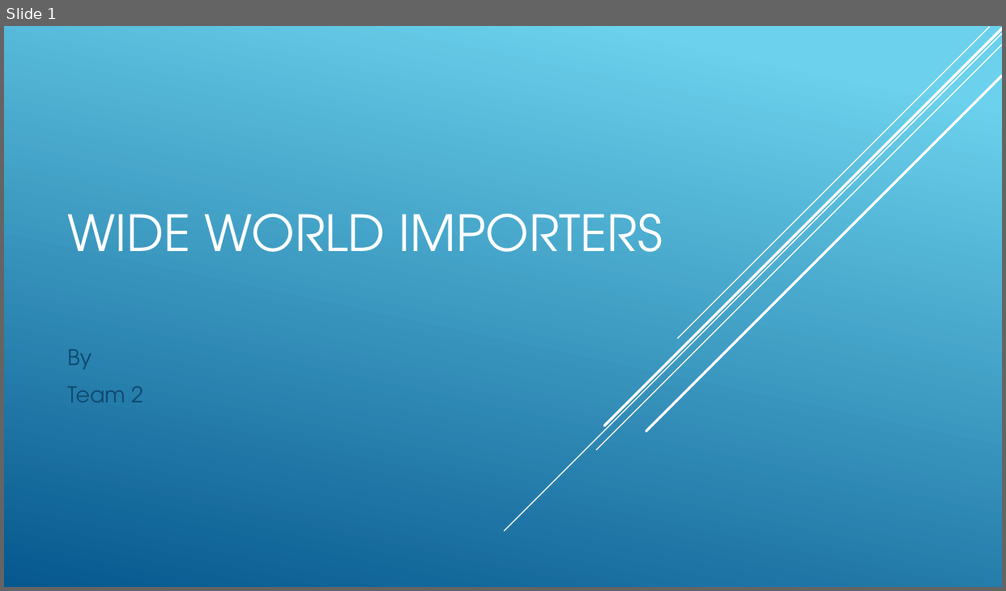
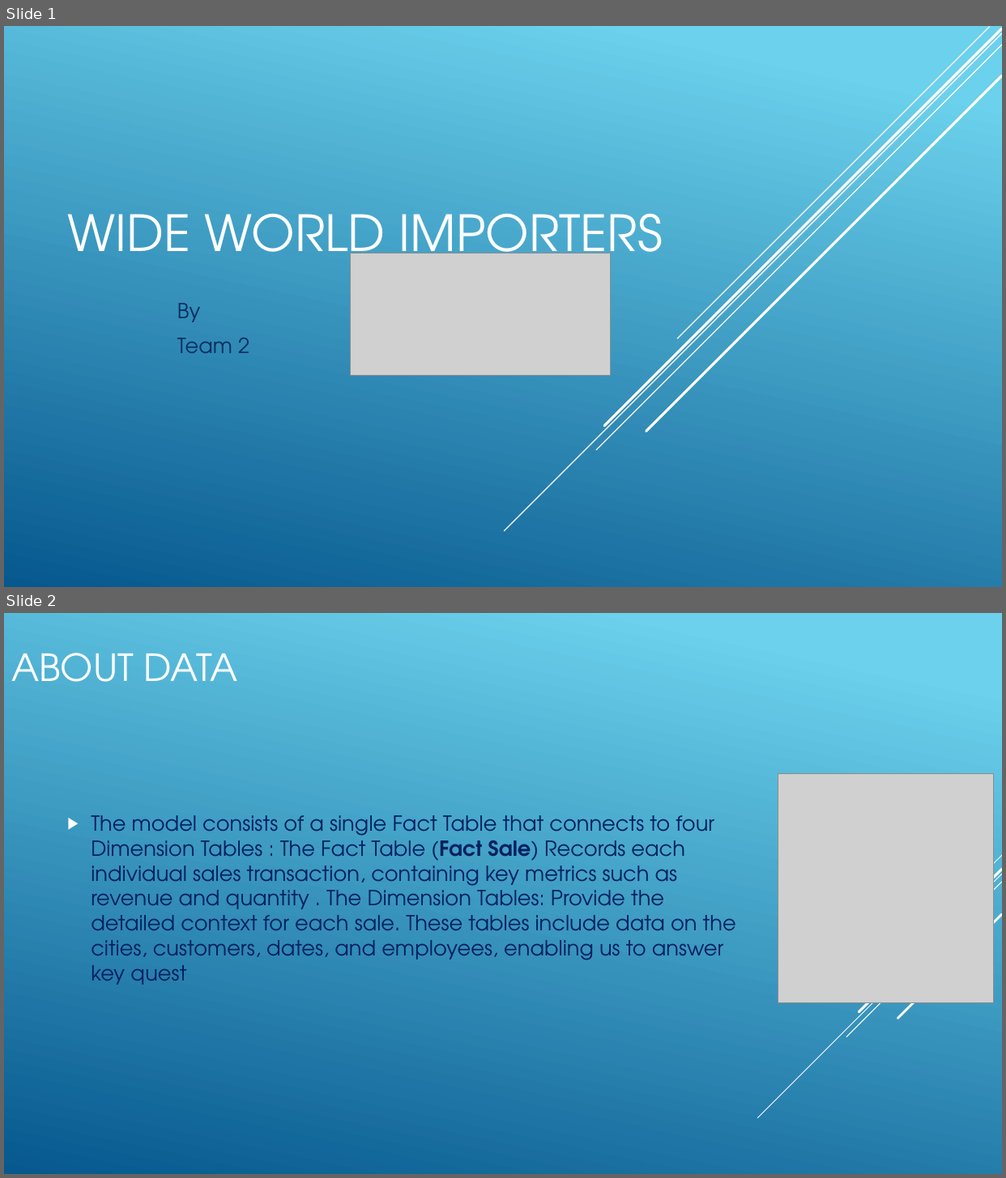
Before and after one commit to mohmedhasan1981/The-First, a slide deck: WWI.pptx. Shown one above the other, each under a label of ours: slide 1 before the commit, slides 1 and 2 after it. The pictures are 1006x591 and 1006x1178 pixels, drawn with LibreOffice and Linux fonts; fonts in the diff are those of the drawing; grey boxes stand for pictures. Boxes give left, top, right and bottom in pixels: in the first picture for what was removed or moved away, otherwise in the second. Text is boxed around its words. In the diff, an @@ line names an element or a change of style, - is before the commit and + after.

```diff
--- a/WWI.pptx
+++ b/WWI.pptx
@@ slide 2 added at [4,613,1002,1174], background gradient #6ED2EB to #06588E @@
@@ title added at [11,653,238,682], 36 pt, text #FFFFFF @@
+ABOUT DATA
@@ picture added at [778,773,994,1003] @@
@@ text added at [91,815,736,985], 20 pt, text #002060 @@
+▶ The model consists of a single Fact Table that connects to four Dimension Tables : The Fact Table (Fact Sale) Records each individual sales transaction, containing key metrics such as revenue and quantity . The Dimension Tables: Provide the detailed context for each sale. These tables include data on the cities, customers, dates, and employees, enabling us to answer key quest
@@ group added at [758,855,1002,1118]: 5 lines @@
@@ slide 1 changed as well @@
@@ picture added at [351,253,611,376] @@
@@ subtitle "By": place and size @@
-subtitle "By" at [67,349,143,403]
+subtitle "By" at [177,303,249,353]
@@ subtitle "By" at [177,303,249,353]: size 21 to 20 pt, text colour #0F496F to #052F61 @@
```
Also in this commit, not shown: 3 other slides changed, 13 other slides added, 16 slides removed.
